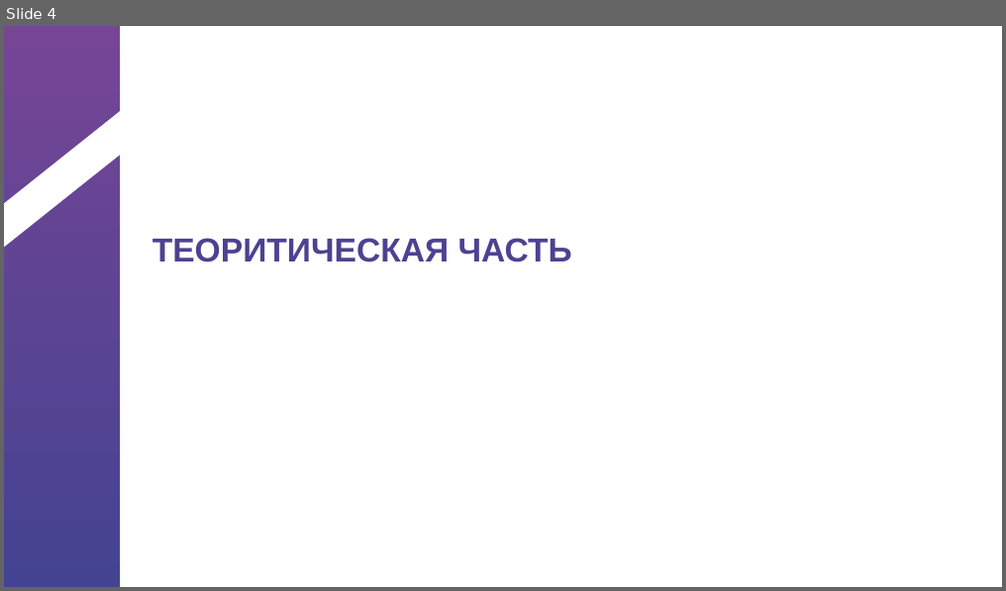
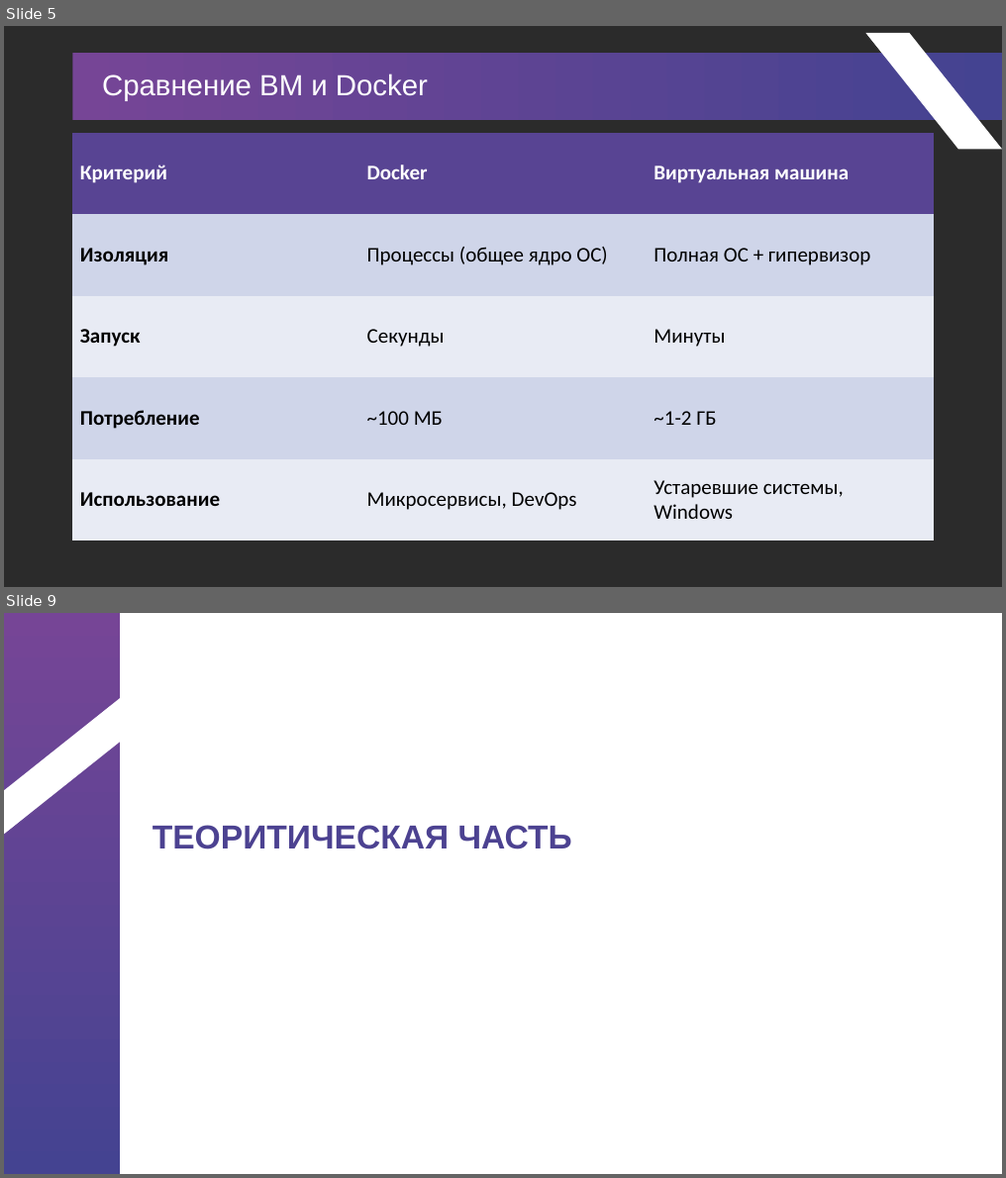
Before and after one commit to gepasgoy/IndividualProject, a slide deck: Шаблон презентации для защиты.pptx. Shown one above the other, each under a label of ours: slide 4 before the commit, slides 5 and 9 after it; the slides between them are not shown. The pictures are 1006x591 and 1006x1178 pixels, drawn with LibreOffice and Linux fonts; fonts in the diff are those of the drawing; background and template pictures are left out; a plain dark background stands for a picture behind light text. Boxes give left, top, right and bottom in pixels: in the first picture for what was removed or moved away, otherwise in the second. Text is boxed around its words. In the diff, an @@ line names an element or a change of style, - is before the commit and + after.

```diff
--- a/Шаблон презентации для защиты.pptx
+++ b/Шаблон презентации для защиты.pptx
@@ slide 5 added at [4,26,1002,587], background picture (left out) @@
@@ rectangle added at [72,54,1002,120], fill gradient #764596 to #444391 @@
@@ parallelogram added at [866,26,1002,171], fill #FFFFFF @@
@@ title added at [102,74,428,101], 28 pt, text #FFFFFF @@
+Сравнение ВМ и Docker
@@ table added at [73,132,933,541], 5 rows, 3 columns @@
+Критерий | Docker | Виртуальная машина
+Изоляция | Процессы (общее ядро ОС) | Полная ОС + гипервизор
+Запуск | Секунды | Минуты
+Потребление | ~100 МБ | ~1-2 ГБ
+Использование | Микросервисы, DevOps | Устаревшие системы, Windows
@@ what was slide 4 is now slide 9 @@
```
Also in this commit, not shown: 3 slides changed, 4 other slides added, 2 other files.
